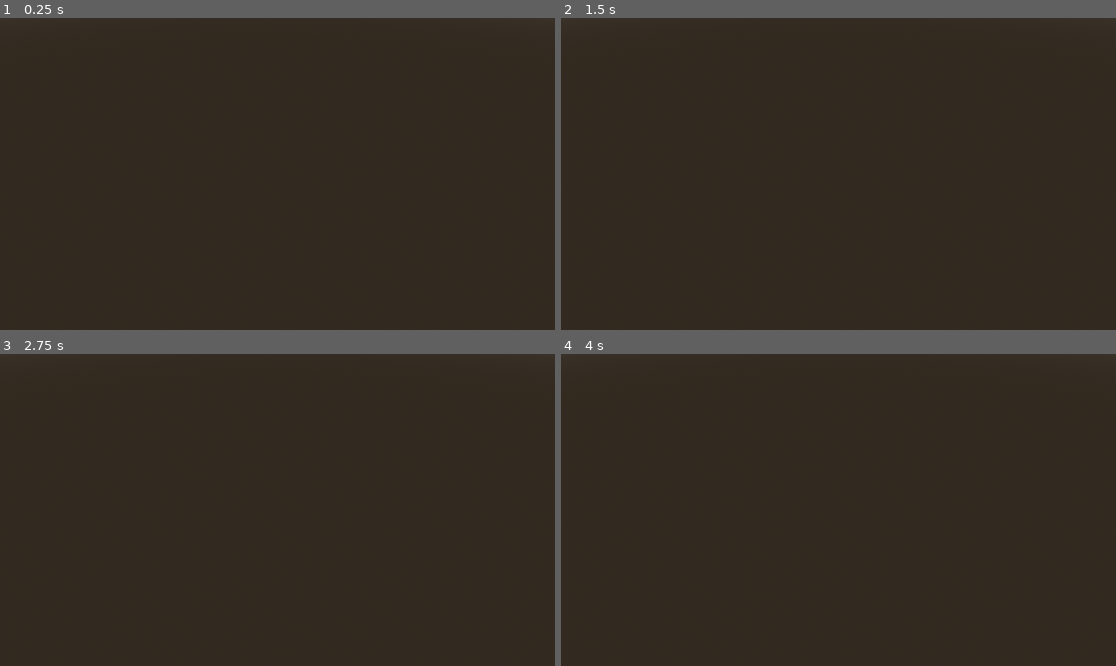
Above: before the commit, frames 1-4 (two rows, left to right).
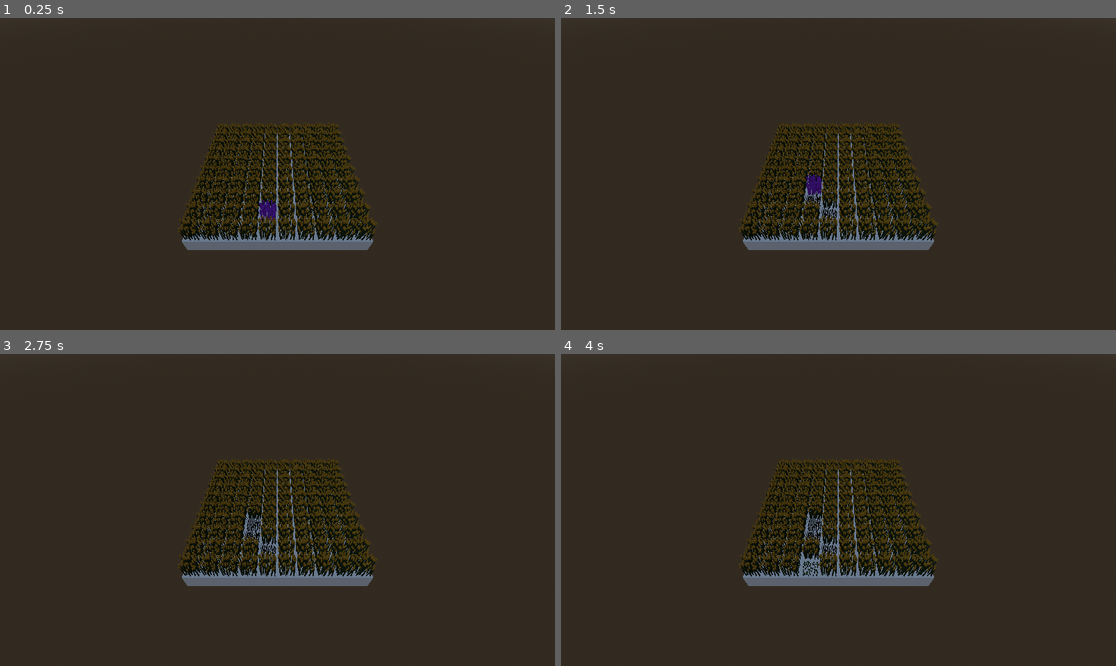
Above: after the commit, the same moments.

Repository: Squix/scientific_game_jam_26
Game: Godot game, scene res://scenes/game_parasite.tscn
The game is run twice, just before and just after one commit, with the same random seed, the same clock (stepped at 60 frames per second) and the same inputs. This scene is started directly instead of the project's main scene.
Inputs (mouse positions are in pixels of both pictures, inside the frame that each line leads up to):
- Up to frame 1 (0.25 s): no input
- Up to frame 2 (1.5 s): tap Enter at 0.5 s; move the mouse to (960, 158) at 0.52 s; press the mouse at (960, 158) at 0.53 s; tap Space at 1.25 s; move the mouse to (727, 189) at 1.27 s; release the mouse at (727, 189) at 1.28 s; click (727, 189) at 1.35 s
- Up to frame 3 (2.75 s): tap Enter at 2 s; move the mouse to (333, 441) at 2.02 s; press the mouse at (333, 441) at 2.03 s
- Up to frame 4 (4 s): tap Space at 2.75 s; move the mouse to (810, 572) at 2.77 s; release the mouse at (810, 572) at 2.78 s; click (810, 572) at 2.85 s; tap Enter at 3.5 s; move the mouse to (1005, 556) at 3.52 s; press the mouse at (1005, 556) at 3.53 s

The runs differ from the first frame. In frame 1, 9.9% of the frame differs, in the area x 32-68%, y 33-75%; in frame 2, 9.9%; in frame 3, 9.9%; in frame 4, 9.9%.
Error before the commit: Parse Error: Too few arguments for "getCellSafe()" call. Expected at least 2 but received 1. (res://script/map.gd:30)

Commit message:
fix: return more adjacent cells (corners)

Diff:
--- a/script/map.gd
+++ b/script/map.gd
@@ -27,7 +27,13 @@
 	#right
 	adjacent_cells.append(getCellSafe(cell_pos["x"]+1, cell_pos["z"]))
 	#corner up-left
-	adjacent_cells.append(getCellSafe(cell))
+	adjacent_cells.append(getCellSafe(cell_pos["x"]-1, cell_pos["z"]-1))
+	#corner down-left
+	adjacent_cells.append(getCellSafe(cell_pos["x"]-1, cell_pos["z"]+1))
+	#corner up-right
+	adjacent_cells.append(getCellSafe(cell_pos["x"]+1, cell_pos["z"]-1))
+	#corner down-right
+	adjacent_cells.append(getCellSafe(cell_pos["x"]+1, cell_pos["z"]+1))
 
 	return adjacent_cells.filter(func(c): return c is Cell)
 
